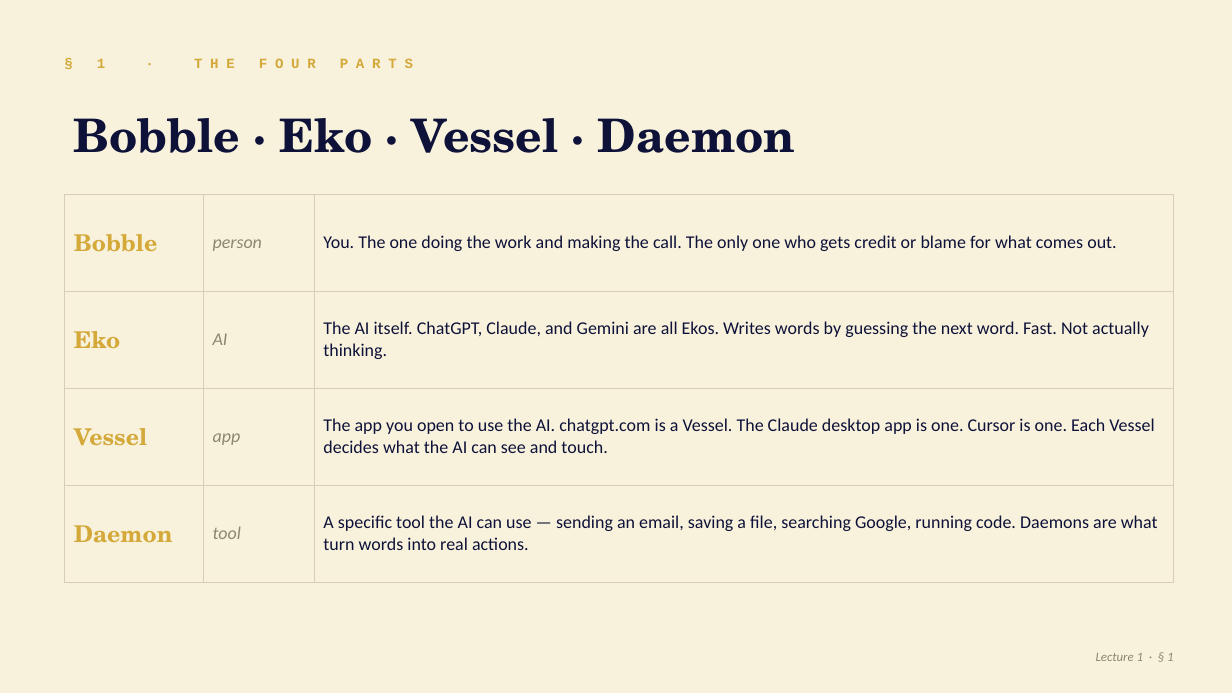
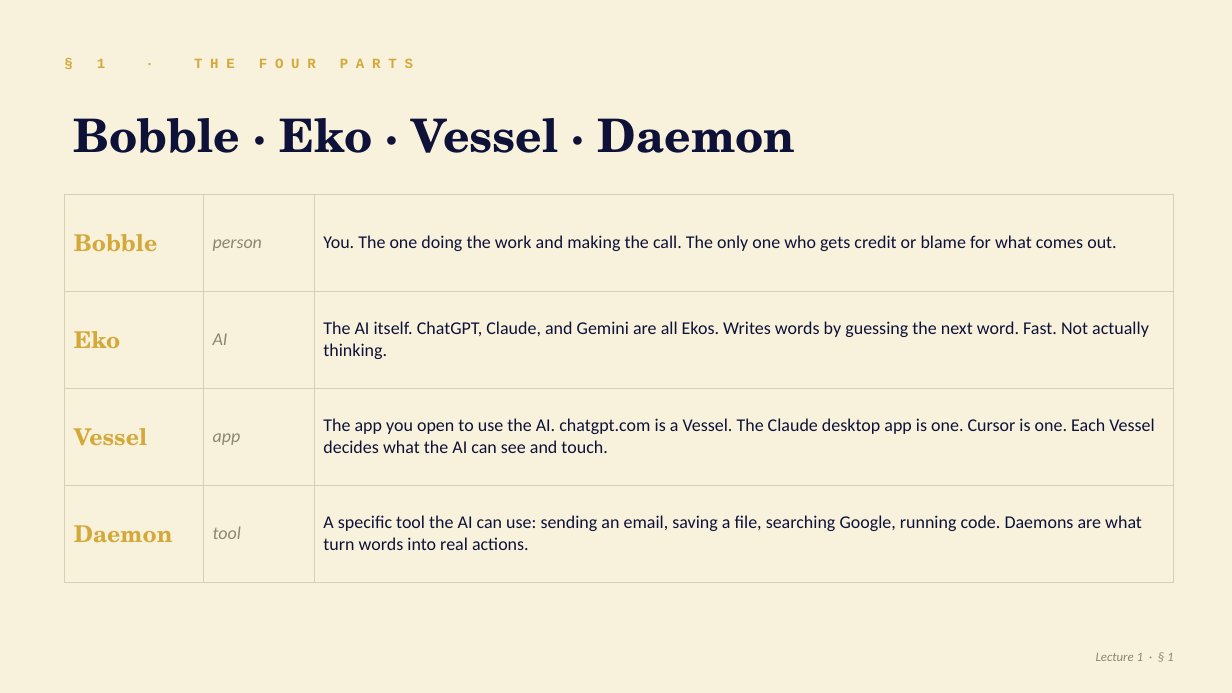
Before and after one commit to DerekSleepfield/webs-aight, a slide deck: slide 5 of assets/introduction-to-bobology.pptx. Drawn at 1232x693 pixels with LibreOffice and Linux fonts; fonts in the diff are those of the drawing. Boxes give left, top, right and bottom in pixels: in the first picture for what was removed or moved away, otherwise in the second. Text is boxed around its words. In the diff, an @@ line names an element or a change of style, - is before the commit and + after.

Commit message:
bobology lecture 1: deck audit + Lecture/Lesson reconciliation
assets/introduction-to-bobology.pptx + .pdf:
- Fixed "Bobbology" -> "Bobology" typo on slide 1 title (one-B
  discipline rule); kicker stayed "BOBOLOGY".
- Cleaned 8 splice em-dashes across slides 3, 5, 6, 9, 13, 15.
  Decision Gate headline on slide 15 now uses commas, not em-dashes,
  around "not the AI". Visual weight preserved.
- Synced slide 8 (How an Eko Works) prose with the cleaned L1.html
  Science section: varied openers across 4 bullets to break up the
  "It is... It is... It has..." anaphora pile-up.
- Synced slide 12 (memory) bullet 3: em-dash splice replaced with
  two clean sentences matching the lesson's voice.
- PDF regenerated via LibreOffice from the edited pptx.

introduction-to-bobology.html:
- Renamed "Lecture I" -> "Lesson 1" in browser title, kicker, and
  both colophons. Long-form lessons now consistently use "Lesson N"
  (matching L2-L5); slide deck retains "Lecture N" branding.
- Browser title format brought into line with L3-L5 pattern:
  "Lesson 1: Introduction to Bobology - Derek Wakefield".
- "Subsequent lectures" -> "Subsequent lessons" in the Science
  colophon for the same reason.

presentations/bobology/2026-05-09-introduction-to-bobology.qmd:
- Em-dash splice in description -> colon.

```diff
--- a/assets/introduction-to-bobology.pptx
+++ b/assets/introduction-to-bobology.pptx
@@ table at (65, 194, 1174, 554) @@
-row 4, column 3: A specific tool the AI can use — sending an email, saving a file, searching Google, running code. Daemons are what turn words into real actions.
+row 4, column 3: A specific tool the AI can use: sending an email, saving a file, searching Google, running code. Daemons are what turn words into real actions.
```
Also in this commit, not shown: 8 other slides changed, 3 other files.
